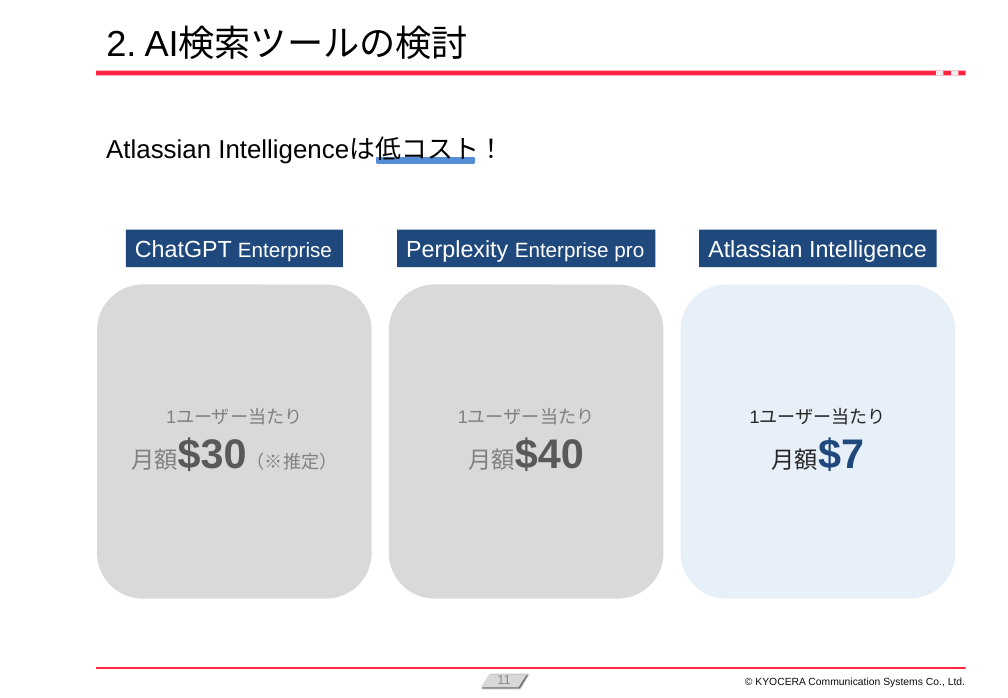
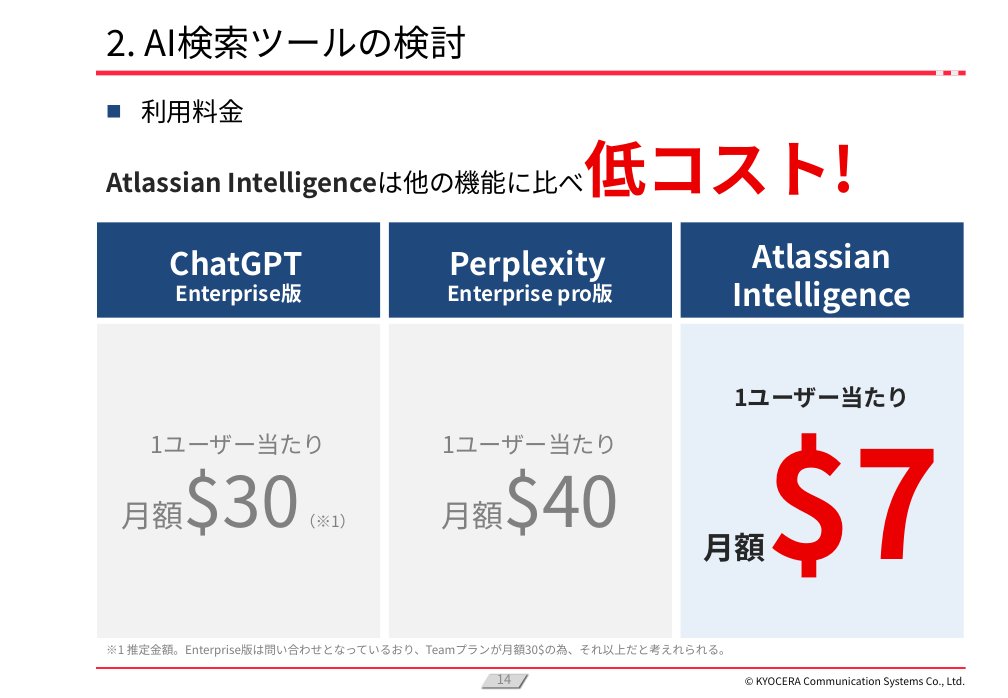
Before and after one commit to KanataOsako/SCSA, a slide deck: slide 14 of src/研究レポート/業務改善【大迫かなた】2024年予選会資料.pptx (slide 11 before the commit). Drawn at 1008x698 pixels with LibreOffice and Linux fonts; fonts in the diff are those of the drawing; background and template pictures are left out. Boxes give left, top, right and bottom in pixels: in the first picture for what was removed or moved away, otherwise in the second. Text is boxed around its words. In the diff, an @@ line names an element or a change of style, - is before the commit and + after.

```diff
--- a/src/研究レポート/業務改善【大迫かなた】2024年予選会資料.pptx
+++ b/src/研究レポート/業務改善【大迫かなた】2024年予選会資料.pptx
@@ title "2. AI検索ツールの検討" at [106,25,467,59]: font Arial to Noto Sans CJK JP @@
@@ text added at [141,99,245,123], 20 pt, text #000000 @@
+■ 利用料金
@@ text removed at [106,138,504,164] @@
-Atlassian Intelligenceは低コスト！
@@ text added at [106,171,222,193], 20 pt, text #262626, bold @@
+Atlassian Intelligenceは他の機能に比べ低コスト!
@@ rectangle removed at [377,158,475,163] @@
@@ vertical alignment top to middle in 3 elements at [680,222,963,317], [389,222,672,317], [97,222,380,317] @@
@@ rectangle "ChatGPT": place and size @@
-rectangle "ChatGPT" at [126,230,343,267]
+rectangle "ChatGPT" at [97,222,380,317]
@@ rectangle "Perplexity": place and size @@
-rectangle "Perplexity" at [397,230,656,267]
+rectangle "Perplexity" at [389,222,672,317]
@@ rectangle "Atlassian": place and size @@
-rectangle "Atlassian" at [699,230,936,267]
+rectangle "Atlassian" at [680,222,963,317]
@@ text in rectangle at [170,250,303,306]: text changed; font Arial to Noto Sans CJK JP; bold on @@
-ChatGPT Enterprise
+ChatGPT
+Enterprise版
@@ text in rectangle at [447,250,614,306]: text changed; font Arial to Noto Sans CJK JP; bold on @@
-Perplexity Enterprise pro
+Perplexity
+Enterprise pro版
@@ text in rectangle at [733,243,912,314]: text changed; size 18 to 24 pt; font Arial to Noto Sans CJK JP; bold on @@
-Atlassian Intelligence
+Atlassian
+Intelligence
@@ rectangle "1ユーザー当たり": place and size @@
-rectangle "1ユーザー当たり" at [97,285,371,598]
+rectangle "1ユーザー当たり" at [97,324,380,638]
@@ rectangle "1ユーザー当たり" at [97,324,380,638]: rounded rectangle to rectangle; fill #D9D9D9 to #F2F2F2 @@
@@ rectangle "1ユーザー当たり": place and size @@
-rectangle "1ユーザー当たり" at [389,285,664,598]
+rectangle "1ユーザー当たり" at [389,324,672,638]
@@ rectangle "1ユーザー当たり" at [389,324,672,638]: size 14 to 18 pt in "1ユーザー当たり"; font Arial to Noto Sans CJK JP; size 18 to 24 pt, size 32 to 54 pt, text colour #595959 to #808080, bold off in "月額$40"; rounded rectangle to rectangle; fill #D9D9D9 to #F2F2F2 @@
@@ rectangle "1ユーザー当たり": place and size @@
-rectangle "1ユーザー当たり" at [680,285,955,598]
+rectangle "1ユーザー当たり" at [680,324,963,638]
@@ rectangle "1ユーザー当たり" at [680,324,963,638]: size 14 to 18 pt in "1ユーザー当たり"; font Arial to Noto Sans CJK JP; bold on in "1ユーザー当たり", "月額$7"; size 18 to 24 pt, size 32 to 115 pt, text colour #1F497D to #EA0000 in "月額$7"; rounded rectangle to rectangle @@
@@ text in rectangle at [151,433,326,455]: size 14 to 18 pt, font Arial to Noto Sans CJK JP in "1ユーザー当たり" @@
@@ text in rectangle at [184,469,355,536]: text changed; size 14 to 12 pt; font Arial to Noto Sans CJK JP @@
-月額$30（※推定）
+月額$30（※1）
@@ text added at [106,644,731,657], 9 pt, text #808080 @@
+※1 推定金額。Enterprise版は問い合わせとなっているおり、Teamプランが月額30$の為、それ以上だと考えれられる。
@@ page number at [497,674,511,689]: text changed; font Arial to Noto Sans CJK JP @@
-11
+14
@@ text "© KYOCERA Communication Systems Co., ..." at [756,677,965,688]: font Arial to Noto Sans CJK JP @@
```
Also in this commit, not shown: 22 other slides changed, 23 slides added, 6 slides removed, 2 other files.
